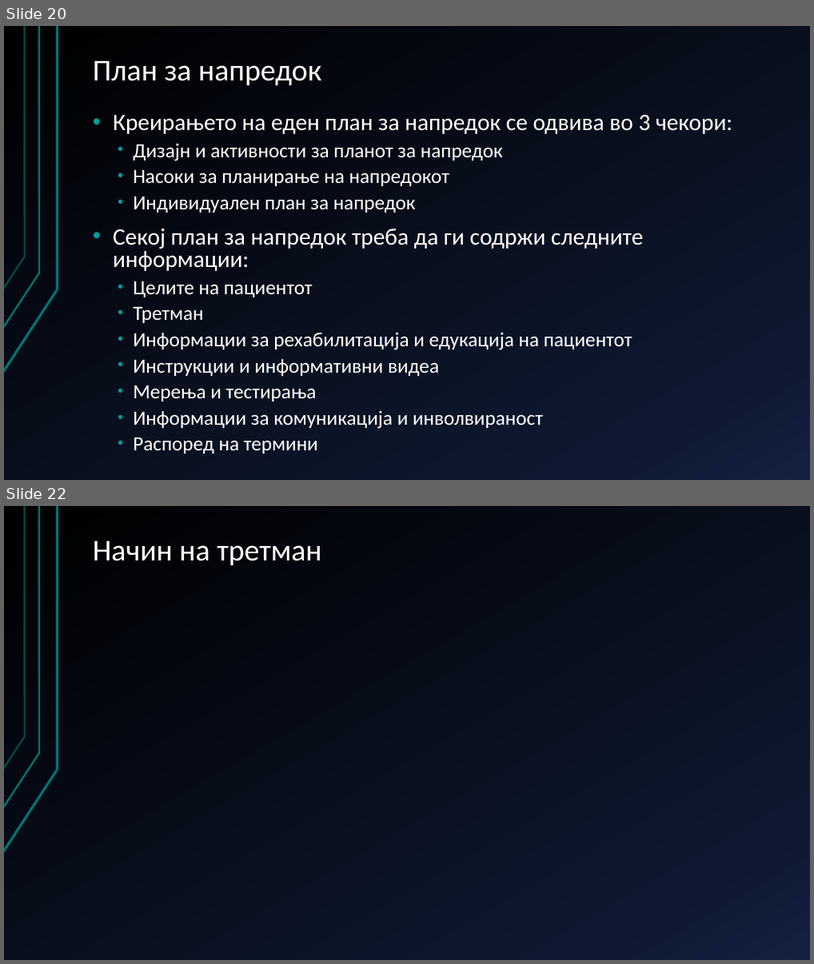
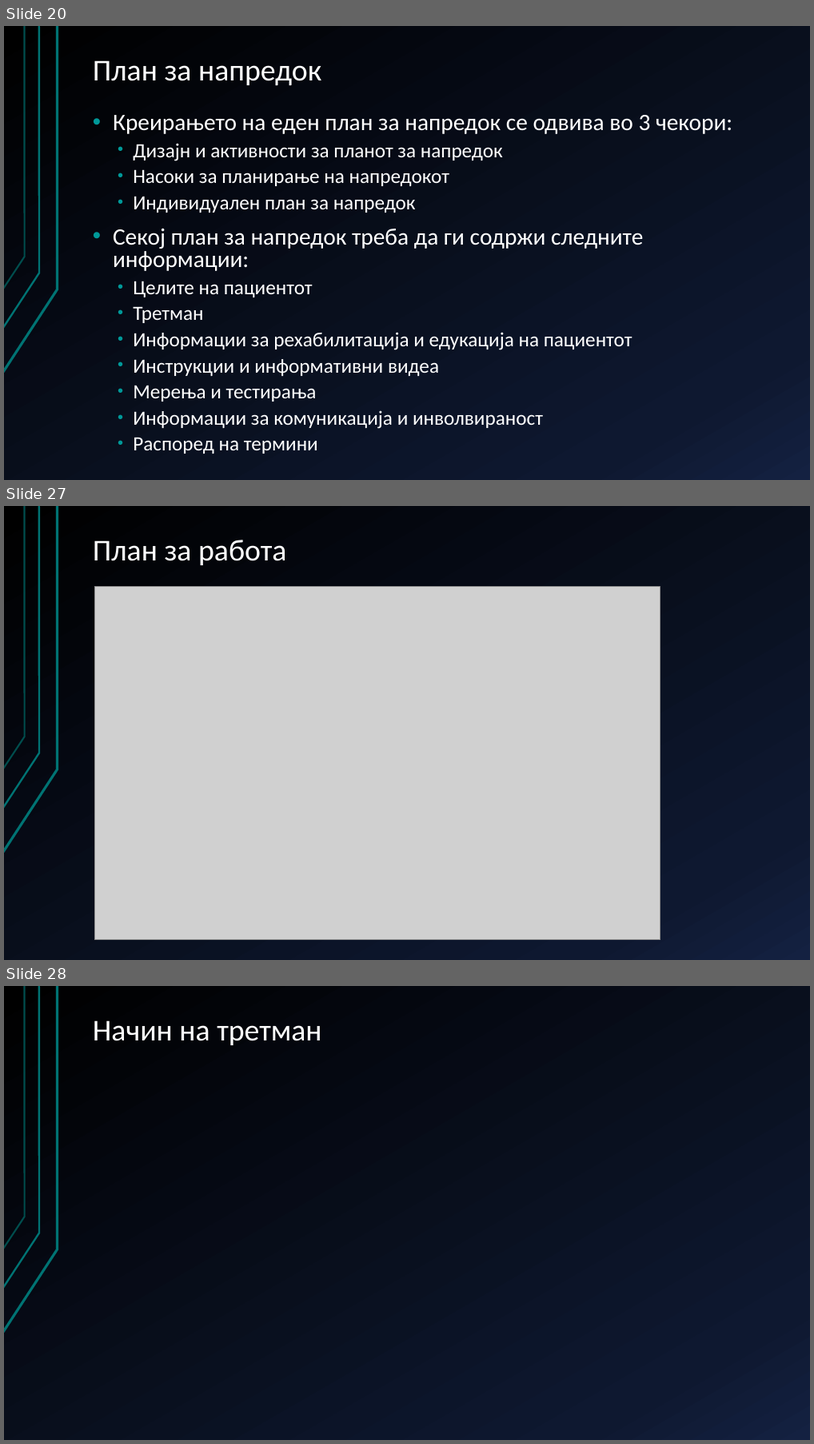
Before and after one commit to AlenDosev/Master, a slide deck: Master.pptx. Shown one above the other, each under a label of ours: slides 20 and 22 before the commit, slides 20, 27 and 28 after it; the slides between them are not shown. The pictures are 814x964 and 814x1444 pixels, drawn with LibreOffice and Linux fonts; fonts in the diff are those of the drawing; grey boxes stand for pictures. Boxes give left, top, right and bottom in pixels: in the first picture for what was removed or moved away, otherwise in the second. Text is boxed around its words. In the diff, an @@ line names an element or a change of style, - is before the commit and + after.

```diff
--- a/Master.pptx
+++ b/Master.pptx
@@ slide 27 added at bbox=[4, 506, 810, 960], background gradient #000000 to #0F1931 to #142242; not listed: 3 template elements that a slide beside it also shows @@
@@ title added at bbox=[93, 540, 286, 565], 36 pt, text #FFFFFF @@
+План за работа
@@ picture added at bbox=[94, 587, 661, 939] @@
@@ what was slide 22 is now slide 28 @@
```
Also in this commit, not shown: 1 slide changed, 8 other slides added.
